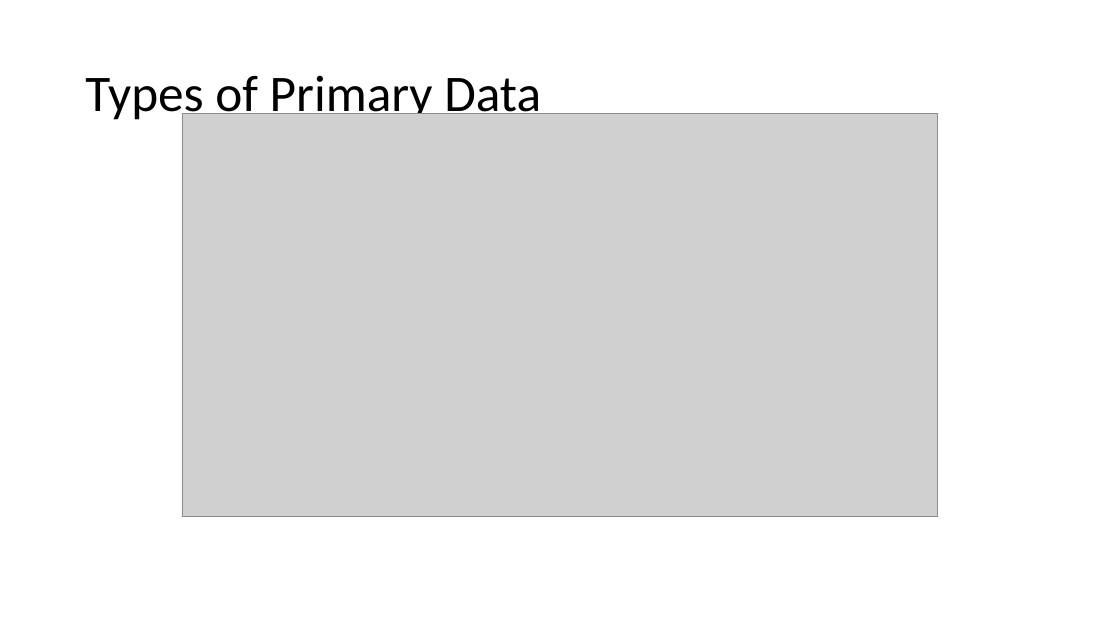
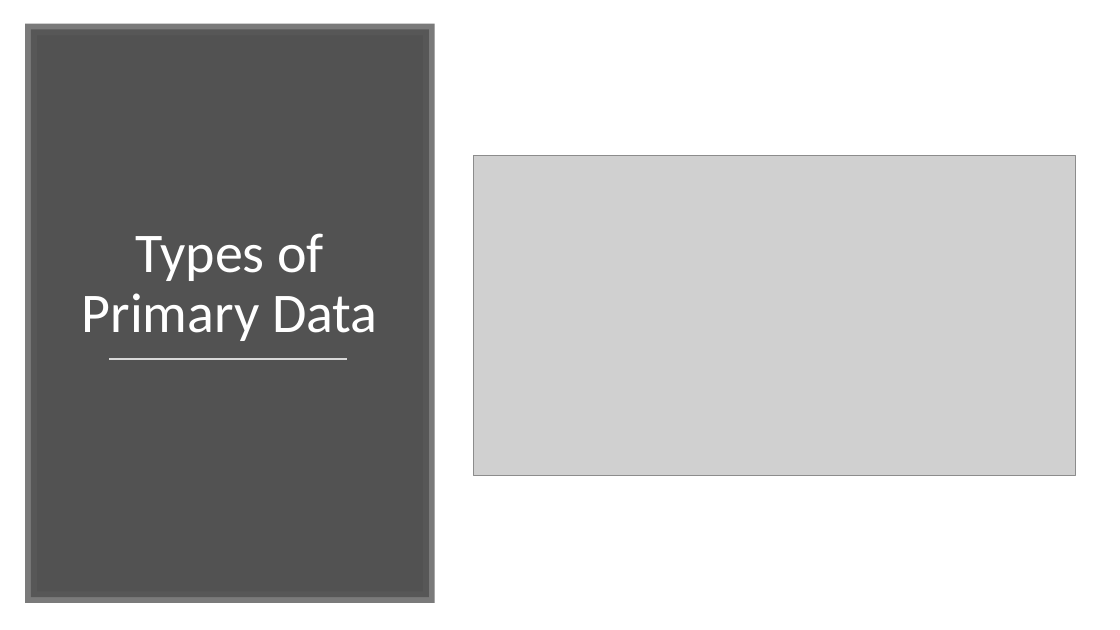
Before and after one commit to mikenguyen13/mar4050, a slide deck: slide 10 of lectures/5/1_Research Presentation.pptx. Drawn at 1120x630 pixels with LibreOffice and Linux fonts; fonts in the diff are those of the drawing; grey boxes stand for pictures. Boxes give left, top, right and bottom in pixels: in the first picture for what was removed or moved away, otherwise in the second. Text is boxed around its words. In the diff, an @@ line names an element or a change of style, - is before the commit and + after.

```diff
--- a/lectures/5/1_Research Presentation.pptx
+++ b/lectures/5/1_Research Presentation.pptx
@@ rectangle added at box(31, 29, 429, 597), fill #404040 at 90% opacity, outline #595959 10 pt @@
@@ title "Types of Primary Data": place and size @@
-title "Types of Primary Data" at box(85, 75, 541, 123)
+title "Types of Primary Data" at box(82, 233, 378, 341)
@@ title "Types of Primary Data" at box(82, 233, 378, 341): size 44 to 48 pt, text colour #000000 to #FFFFFF; alignment left to centre; vertical alignment middle to bottom @@
@@ picture: place and size @@
-picture at box(182, 113, 939, 517)
+picture at box(474, 155, 1076, 476)
@@ line added from (109, 360) to (347, 360), #D9D9D9 1.75 pt @@
```
Also in this commit, not shown: 9 other slides changed, 12 other files.
